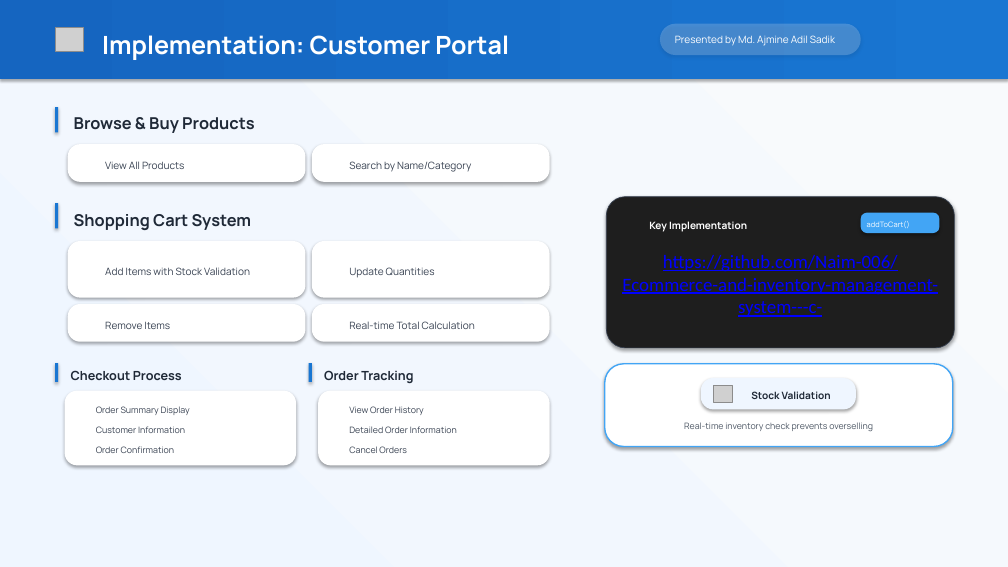
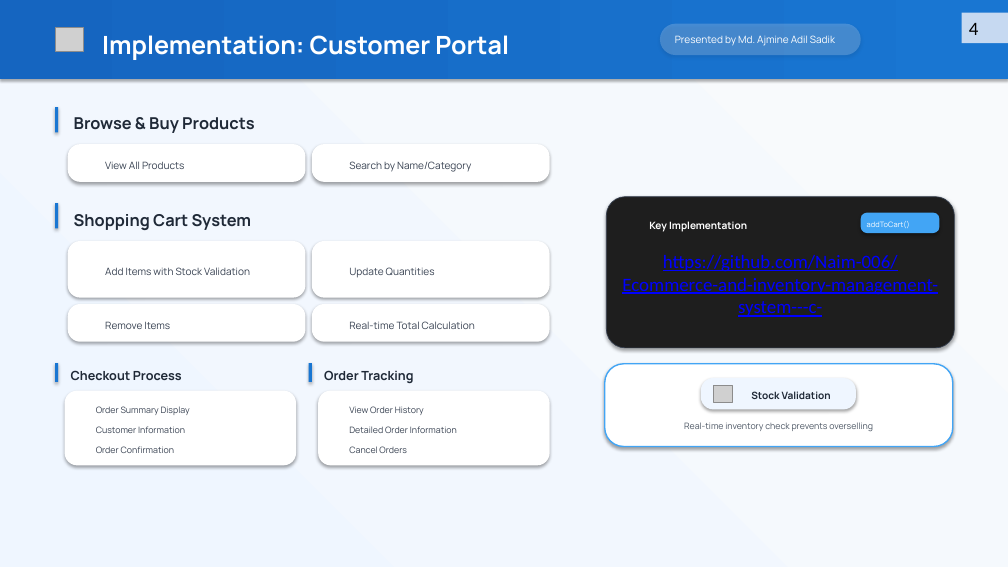
Before and after one commit to Naim-006/Ecommerce-and-inventory-management-system---c-, a slide deck: slide 4 of EIms project slide-f (1)-w.pptx. Drawn at 1008x567 pixels with LibreOffice and Linux fonts; fonts in the diff are those of the drawing; grey boxes stand for pictures; background and template pictures are left out. Boxes give left, top, right and bottom in pixels: in the first picture for what was removed or moved away, otherwise in the second. Text is boxed around its words. In the diff, an @@ line names an element or a change of style, - is before the commit and + after.

```diff
--- a/EIms project slide-f (1)-w.pptx
+++ b/EIms project slide-f (1)-w.pptx
@@ rectangle added at (962, 13, 1008, 43), fill #C6D9F1, 18 pt, text #000000 @@
+4
```
Also in this commit, not shown: 6 other slides changed.
